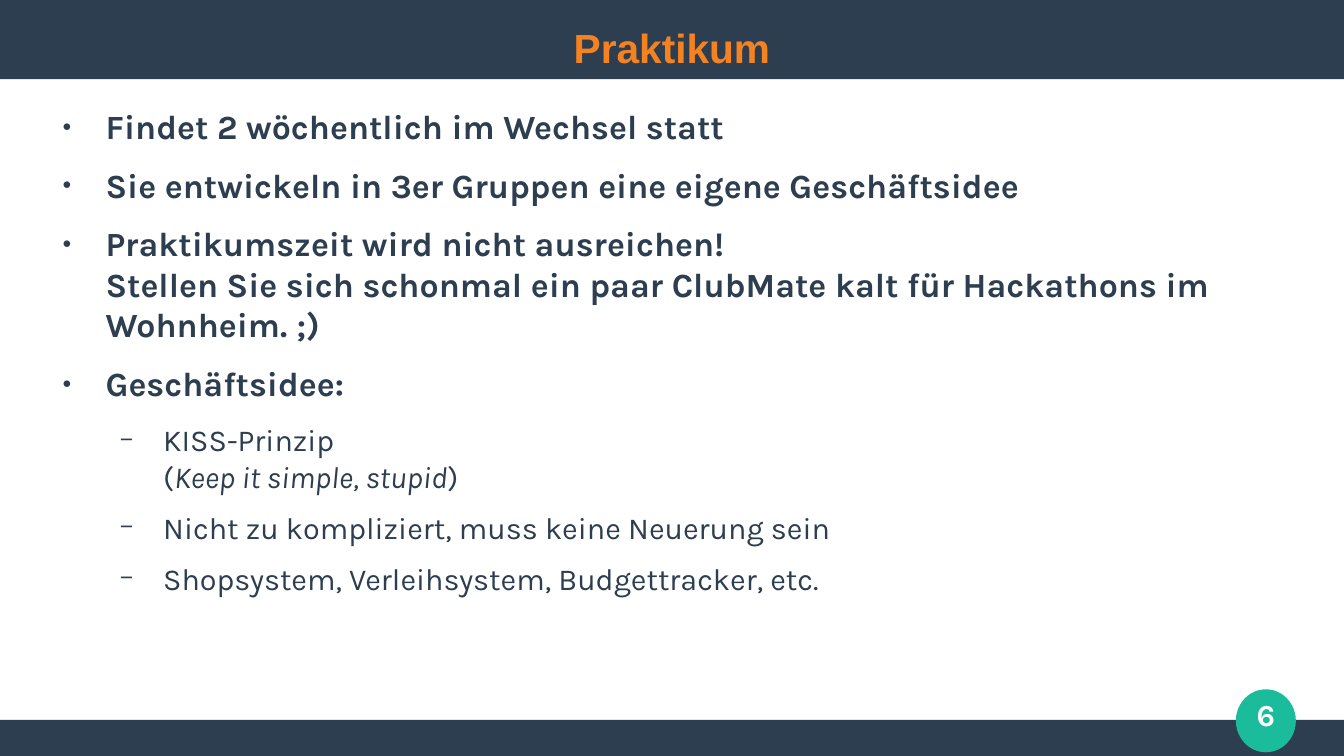
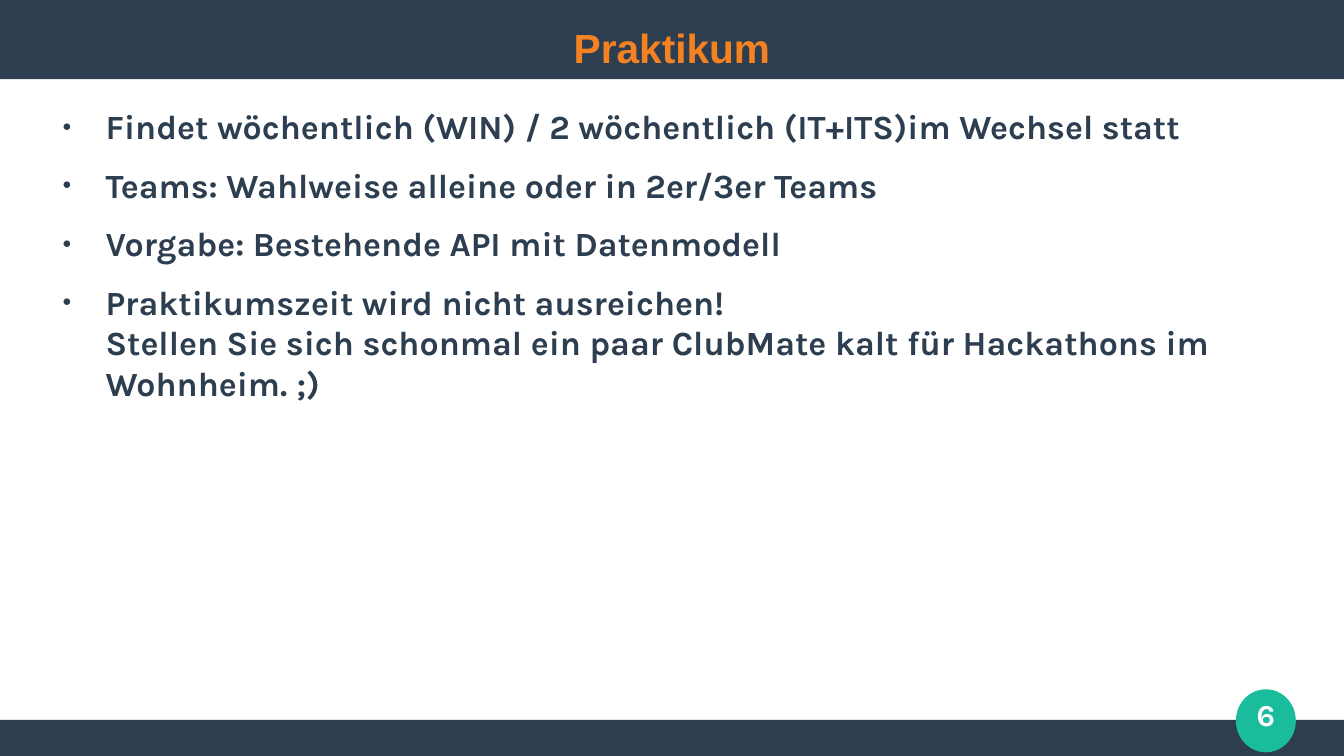
Before and after one commit to ghandmann/HS-AlbSig-WebAnwendungen2, a slide deck: slide 6 of Kapitel/00_Begruessung.odp. Drawn at 1344x756 pixels with LibreOffice and Linux fonts; fonts in the diff are those of the drawing. Boxes give left, top, right and bottom in pixels: in the first picture for what was removed or moved away, otherwise in the second. Text is boxed around its words. In the diff, an @@ line names an element or a change of style, - is before the commit and + after.

```diff
--- a/Kapitel/00_Begruessung.odp
+++ b/Kapitel/00_Begruessung.odp
@@ text at bbox=[106, 113, 1180, 265]: text changed @@
-● Findet 2 wöchentlich im Wechsel statt
-● Sie entwickeln in 3er Gruppen eine eigene Geschäftsidee
+● Findet wöchentlich (WIN) / 2 wöchentlich (IT+ITS)im Wechsel statt
+● Teams: Wahlweise alleine oder in 2er/3er Teams
+● Vorgabe: Bestehende API mit Datenmodell
@@ text at bbox=[106, 372, 830, 598]: paragraphs removed @@
-● Geschäftsidee:
-  − KISS-Prinzip
-    (Keep it simple, stupid)
-  − Nicht zu kompliziert, muss keine Neuerung sein
-  − Shopsystem, Verleihsystem, Budgettracker, etc.
```
Also in this commit, not shown: 2 other slides changed, 1 slide removed, 1 other file.
